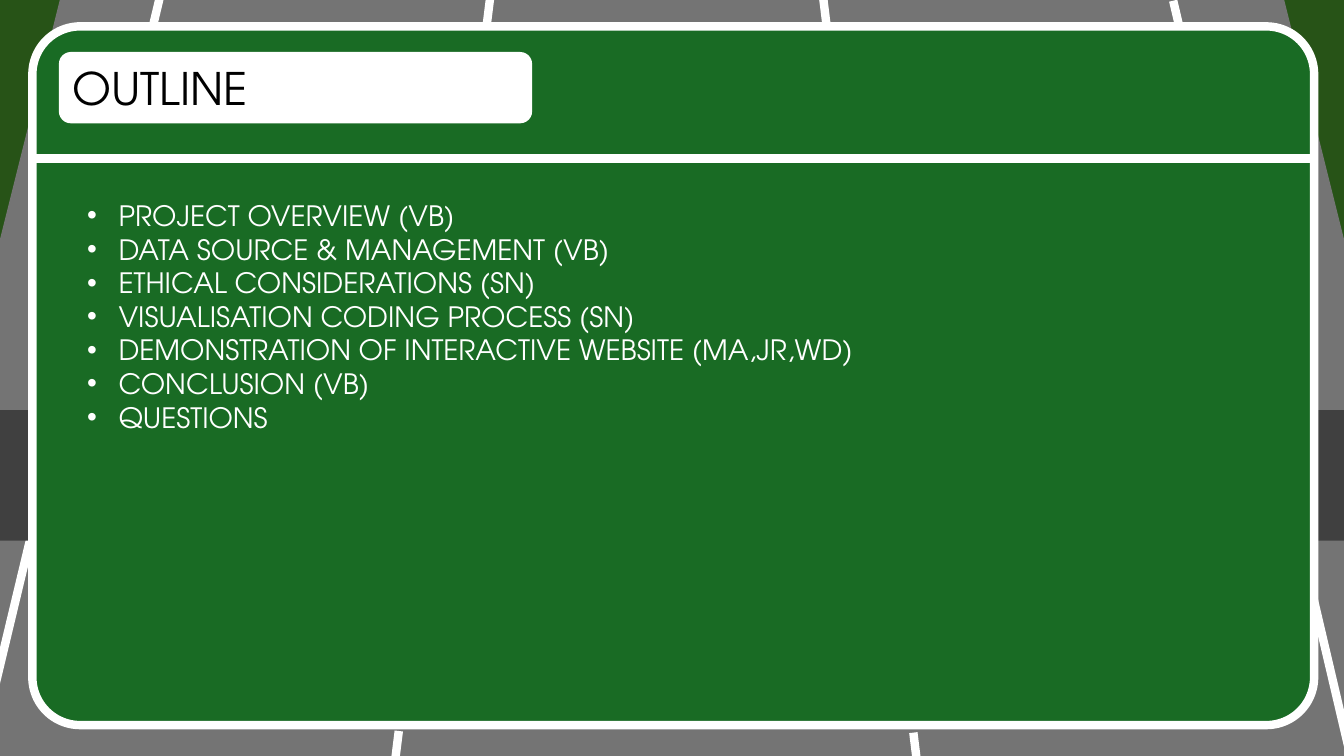
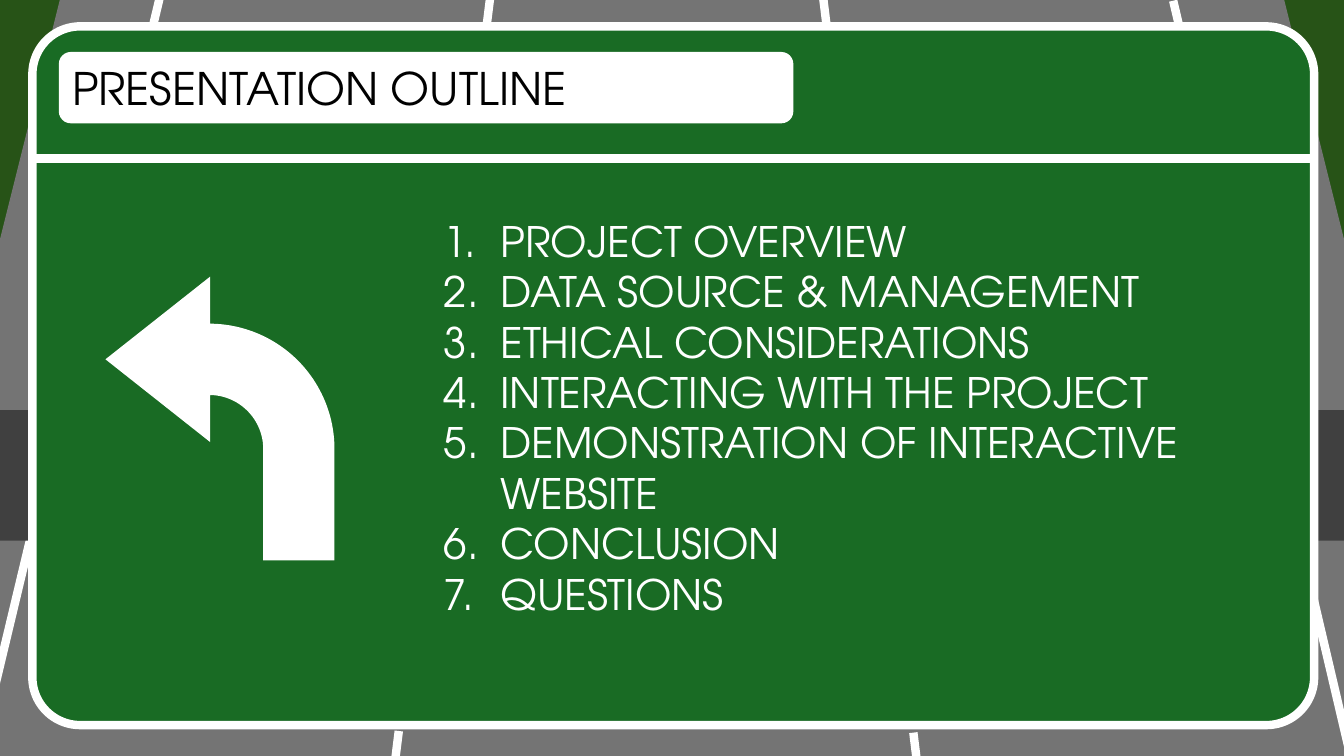
Before and after one commit to RealFakeDoor/Victoria_Road_Crash_Analysis, a slide deck: slide 2 of Presentation/car_crash_slide.pptx. Drawn at 1344x756 pixels with LibreOffice and Linux fonts; fonts in the diff are those of the drawing. Boxes give left, top, right and bottom in pixels: in the first picture for what was removed or moved away, otherwise in the second. Text is boxed around its words. In the diff, an @@ line names an element or a change of style, - is before the commit and + after.

Commit message:
re-format slides

```diff
--- a/Presentation/car_crash_slide.pptx
+++ b/Presentation/car_crash_slide.pptx
@@ rounded rectangle "PRESENTATION OUTLINE": place and size @@
-rounded rectangle "PRESENTATION OUTLINE" at (58,52,531,124)
+rounded rectangle "PRESENTATION OUTLINE" at (58,52,793,124)
@@ text in rounded rectangle at (72,71,566,126): text changed @@
-OUTLINE
+PRESENTATION OUTLINE
@@ text "PROJECT OVERVIEW": place and size @@
-text "PROJECT OVERVIEW" at (119,205,853,429)
+text "PROJECT OVERVIEW" at (501,225,1179,611)
@@ text at (501,225,1179,579): text changed; size 20 to 30 pt @@
-• PROJECT OVERVIEW (VB)
-• DATA SOURCE & MANAGEMENT (VB)
-• ETHICAL CONSIDERATIONS (SN)
-• VISUALISATION CODING PROCESS (SN)
-• DEMONSTRATION OF INTERACTIVE WEBSITE (MA,JR,WD)
-• CONCLUSION (VB)
+1. PROJECT OVERVIEW
+2. DATA SOURCE & MANAGEMENT
+3. ETHICAL CONSIDERATIONS
+4. INTERACTING WITH THE PROJECT
+5. DEMONSTRATION OF INTERACTIVE WEBSITE
+6. CONCLUSION
@@ bent arrow added at (107,279,334,560), fill #FFFFFF, outline #FFFFFF 1.5 pt @@
@@ text at (501,578,724,611): size 20 to 30 pt in "QUESTIONS"; bullet • to 1. @@
```
Also in this commit, not shown: 5 other slides changed.
